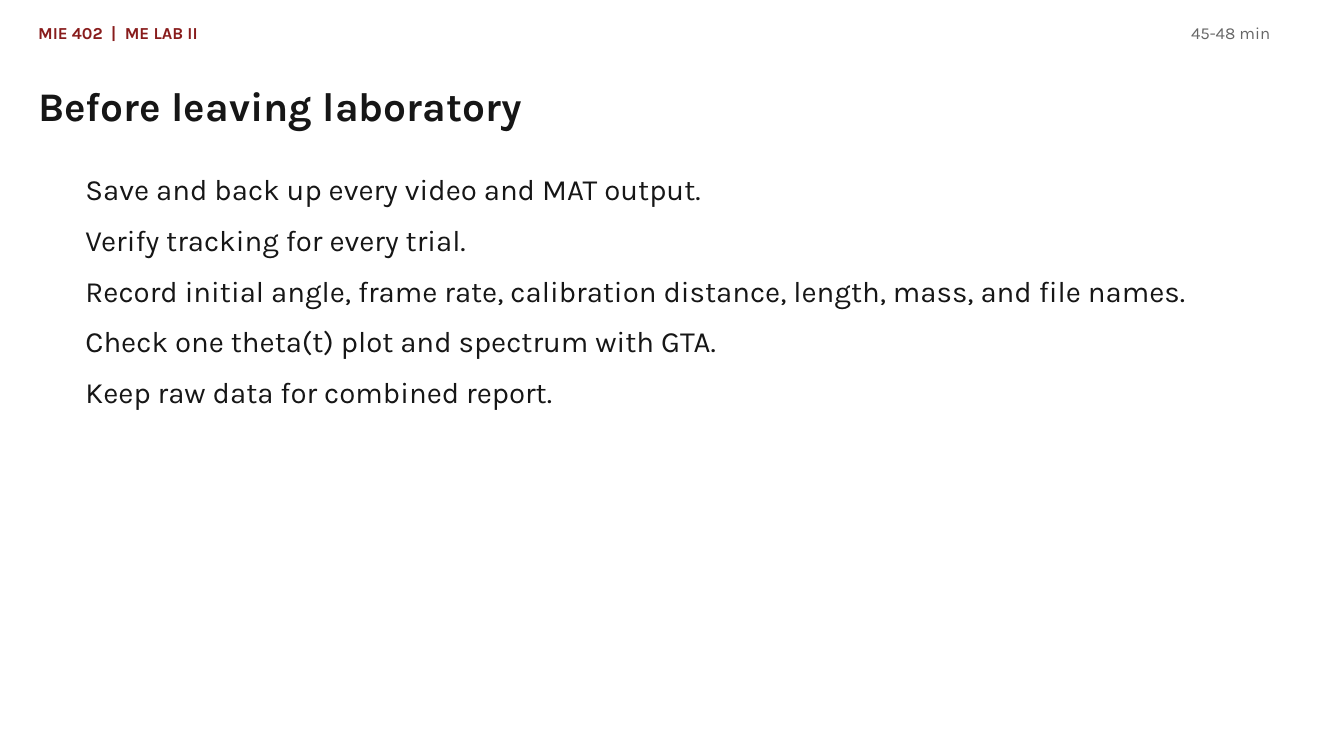
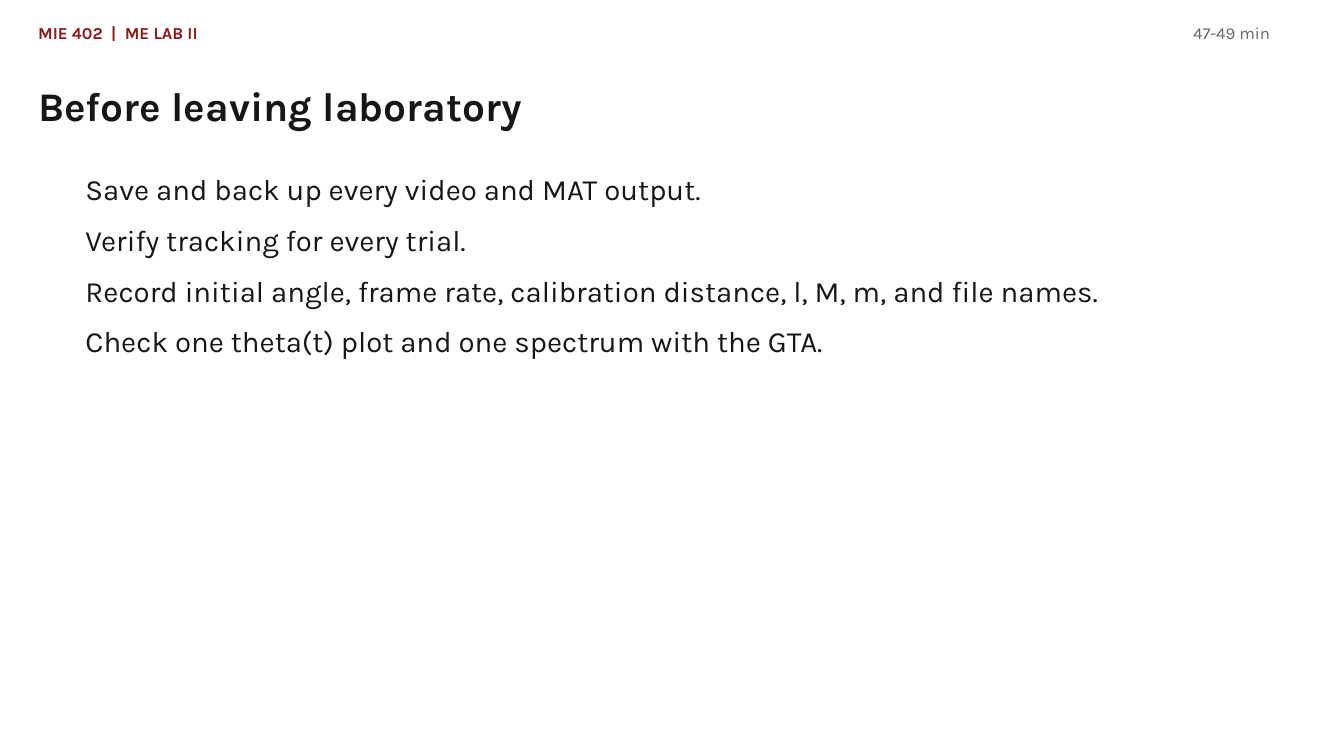
Before and after one commit to Ehsan-Roohi/MIE402-Lab, a slide deck: slide 22 of site/docs/MIE402_Lecture03_Single_Pendulum_PreLab2_Fall2026.pptx (slide 21 before the commit). Drawn at 1344x756 pixels with LibreOffice and Linux fonts; fonts in the diff are those of the drawing. Boxes give left, top, right and bottom in pixels: in the first picture for what was removed or moved away, otherwise in the second. Text is boxed around its words. In the diff, an @@ line names an element or a change of style, - is before the commit and + after.

```diff
--- a/site/docs/MIE402_Lecture03_Single_Pendulum_PreLab2_Fall2026.pptx
+++ b/site/docs/MIE402_Lecture03_Single_Pendulum_PreLab2_Fall2026.pptx
@@ text at [1193,27,1270,39]: text changed @@
-45-48 min
+47-49 min
@@ text at [85,281,1098,359]: text changed @@
-Record initial angle, frame rate, calibration distance, length, mass, and file names.
-Check one theta(t) plot and spectrum with GTA.
-Keep raw data for combined report.
+Record initial angle, frame rate, calibration distance, l, M, m, and file names.
+Check one theta(t) plot and one spectrum with the GTA.
```
Also in this commit, not shown: 18 other slides changed, 2 slides added, 1 slide removed, 7 other files.
